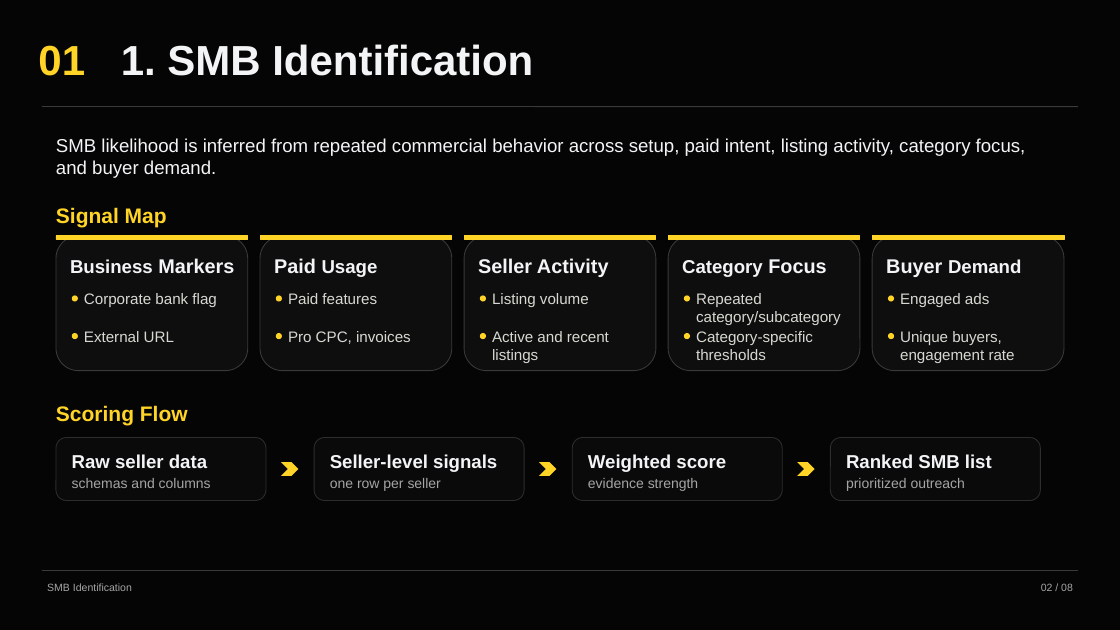
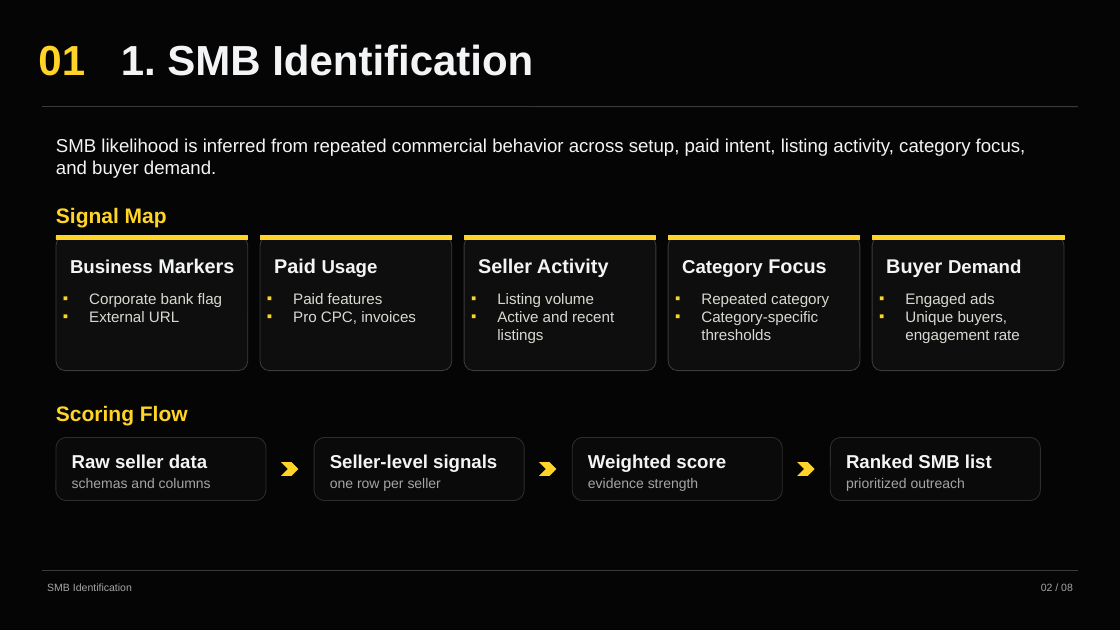
Before and after one commit to omer-t/marktplaats-assignment, a slide deck: slide 2 of deliverables/smb_bundles/smb_bundles_1_identify.pptx. Drawn at 1120x630 pixels with LibreOffice and Linux fonts; fonts in the diff are those of the drawing. Boxes give left, top, right and bottom in pixels: in the first picture for what was removed or moved away, otherwise in the second. Text is boxed around its words. In the diff, an @@ line names an element or a change of style, - is before the commit and + after.

```diff
--- a/deliverables/smb_bundles/smb_bundles_1_identify.pptx
+++ b/deliverables/smb_bundles/smb_bundles_1_identify.pptx
@@ proportions changed in 5 elements at (56, 236, 248, 371), (260, 236, 452, 371), (465, 236, 656, 371), (668, 236, 860, 371), (872, 236, 1064, 371) @@
@@ ellipse removed at (71, 296, 77, 302) @@
@@ text at (89, 293, 222, 307): bullet none to ▪ @@
@@ text "Paid features": place and size @@
-text "Paid features" at (288, 331, 411, 344)
+text "Paid features" at (293, 293, 416, 324)
@@ ellipse removed at (276, 296, 281, 302) @@
@@ text removed at (288, 293, 377, 304) @@
-Paid features
@@ text at (293, 293, 383, 304): paragraph added @@
+▪ Paid features
@@ text "Listing volume": place and size @@
-text "Listing volume" at (492, 331, 609, 363)
+text "Listing volume" at (497, 293, 614, 343)
@@ ellipse removed at (480, 296, 486, 302) @@
@@ text removed at (492, 293, 589, 307) @@
-Listing volume
@@ text at (497, 293, 594, 307): paragraph added @@
+▪ Listing volume
@@ text "Repeated category": place and size @@
-text "Repeated category" at (696, 331, 813, 360)
+text "Repeated category" at (701, 293, 829, 340)
@@ ellipse removed at (684, 296, 690, 302) @@
@@ text removed at (696, 293, 841, 325) @@
-Repeated category/subcategory
@@ text at (701, 293, 829, 307): paragraph added @@
+▪ Repeated category
@@ text "Engaged ads": place and size @@
-text "Engaged ads" at (900, 331, 1015, 363)
+text "Engaged ads" at (905, 293, 1020, 343)
@@ ellipse removed at (888, 296, 894, 302) @@
@@ text removed at (900, 293, 989, 307) @@
-Engaged ads
@@ text at (905, 293, 994, 307): paragraph added @@
+▪ Engaged ads
@@ text at (89, 311, 179, 322): paragraph added @@
+▪ External URL
@@ text at (293, 311, 416, 324): bullet none to ▪ @@
@@ text at (497, 311, 614, 343): bullet none to ▪ @@
@@ text at (701, 311, 818, 340): bullet none to ▪ @@
@@ text at (905, 311, 1020, 343): bullet none to ▪ @@
@@ ellipse removed at (71, 333, 77, 339) @@
@@ text removed at (84, 331, 174, 342) @@
-External URL
@@ ellipse removed at (276, 333, 281, 339) @@
@@ ellipse removed at (480, 333, 486, 339) @@
@@ ellipse removed at (684, 333, 690, 339) @@
@@ ellipse removed at (888, 333, 894, 339) @@
```
Also in this commit, not shown: 10 other files.
